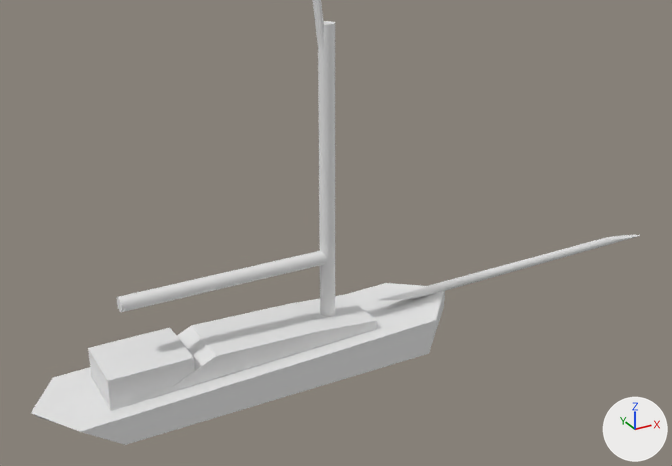
One commit to the glTF model shared/textures/sailboat.glb: the scene before it, then after it.
Both versions are drawn from a 50 mm camera at (-3.62, -16.56, 11.03) aimed at (4.97, -0.95, 3.22). Arrows for +X, +Y and +Z are at lower right; the lights stay in place. The first picture is the older version. Where no turn or scale is listed for an object, it has been applied to the vertices.

The first picture shows 'BOAT', 'boom', 'bowsprit', 'cabin', 'cabin-entrance', 'mast' and 1 more.
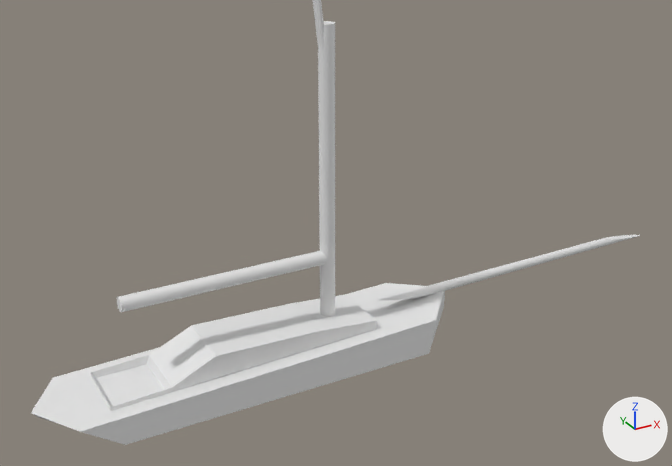
Pixel boxes [x1, y1, x2, y2] of what changed, in the pictures (672 x 466 px):
```json
{"object": "cabin-entrance", "change": "deleted", "before": [88, 328, 195, 407]}
```

Edits to the scene script, one JSON object a line:
```json
{"op": "remove", "block": "ob_cabin_entrance", "code": ["ob_cabin_entrance = bpy.data.objects.new('cabin-entrance', me_cube_002)", "ob_cabin_entrance.location = (0.6, 0.0, 0.78)"]}
```
